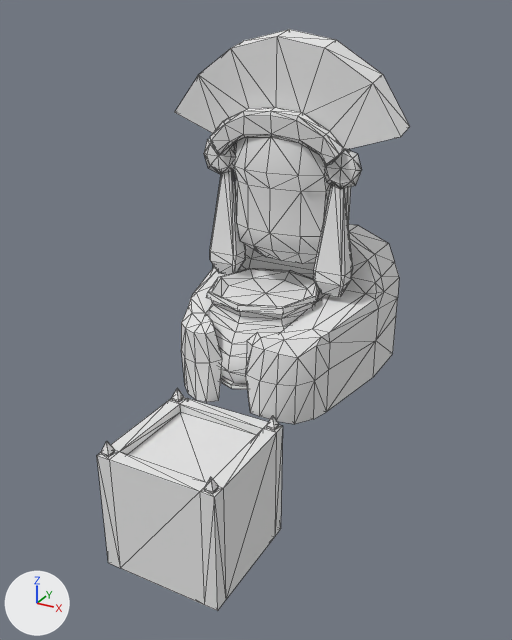
The OBJ model mge_v18_student_version/assets/mge/models/refillStation.obj as it was, and as the next commit left it.
Camera for both pictures: a 50 mm lens placed at (2.59, -3.73, 3.96), pointed at (0.12, 0.77, 1.71). The lights are fixed; the arrows at lower left show +X, +Y and +Z. Mesh edges are drawn as thin lines. Where no turn or scale is listed for an object, it has been applied to the vertices.

In view in the first picture: 'refillStation'.
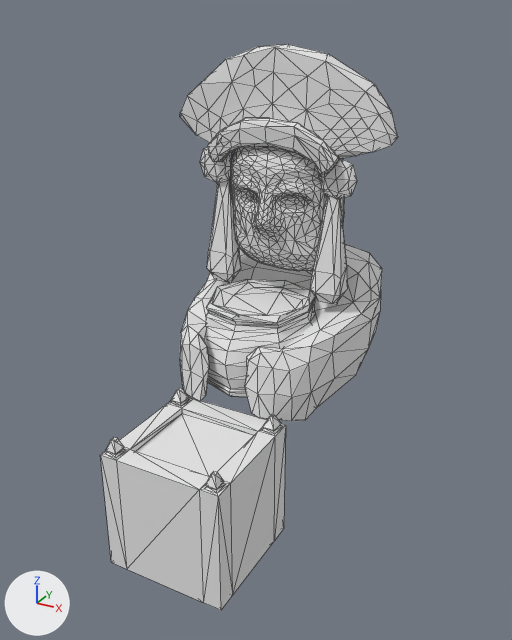
What differs and where, as boxes (x1, y1, x2, y2) in the pictures (512 x 640 px):
'refillStation', reshaped: before (97, 29, 410, 611); after (100, 44, 398, 610)
part 1 of me_refillstation, rebuilt (7% narrower, 11% shorter): before (181, 224, 399, 424); after (180, 243, 382, 421)
part 2 of me_refillstation, rebuilt: before (206, 268, 320, 390); after (205, 279, 315, 397)
part 3 of me_refillstation, rebuilt (7% narrower): before (175, 29, 410, 166); after (180, 44, 398, 174)
part 4 of me_refillstation, rebuilt: before (97, 388, 283, 611); after (100, 388, 286, 610)
part 5 of me_refillstation, rebuilt (7% narrower): before (313, 185, 353, 297); after (310, 195, 347, 305)
part 6 of me_refillstation, rebuilt: before (210, 171, 246, 275); after (207, 177, 241, 283)
part 7 of me_refillstation, added: after (320, 158, 357, 199)
part 8 of me_refillstation, added: after (200, 148, 231, 183)
part 9 of me_refillstation, built on: before (204, 137, 362, 264); after (231, 146, 345, 271)

Diff of the bpy script that builds the scene:
```diff
--- a/mge_v18_student_version/assets/mge/models/refillStation.obj.py
+++ b/mge_v18_student_version/assets/mge/models/refillStation.obj.py
@@ me_refillstation @@
 # used by ob_refillstation; location = (0.0, 0.0, 0.0)
-me_refillstation.from_pydata(...)  # 662 vertices, 1288 faces; spans x -0.99..0.99, y -0.5..2.12, z 0.0..3.82
+me_refillstation.from_pydata(...)  # 1331 vertices, 2610 faces; spans x -0.94..0.94, y -0.49..2.07, z 0.01..3.71
+# me_refillstation part 1: the loose piece of 126 vertices spanning x -0.83..0.84, y 0.49..2.12, z 0.97..2.18 is rebuilt with 124 vertices and now spans x -0.83..0.81, y 0.47..2.07, z 0.96..2.09
+# me_refillstation part 2: the loose piece of 122 vertices spanning x -0.65..0.62, y 0.54..1.8, z 1.12..1.84 is rebuilt with 121 vertices and now spans x -0.61..0.55, y 0.52..1.7, z 1.05..1.76
+# me_refillstation part 3: the loose piece of 100 vertices spanning x -0.99..0.99, y 1.2..1.58, z 2.85..3.82 is rebuilt with 212 vertices and now spans x -0.94..0.94, y 1.15..1.52, z 2.8..3.71
+# me_refillstation part 4: the loose piece of 84 vertices spanning x -0.5..0.5, y -0.5..0.5, z 0.0..1.1 is rebuilt with 100 vertices and now spans x -0.48..0.52, y -0.49..0.51, z 0.01..1.12
+# me_refillstation part 5: the loose piece of 32 vertices spanning x 0.36..0.63, y 1.28..1.48, z 1.79..2.75 is rebuilt with 32 vertices and now spans x 0.35..0.62, y 1.23..1.43, z 1.73..2.66
+# me_refillstation part 6: the loose piece of 32 vertices spanning x -0.65..-0.38, y 1.3..1.5, z 1.79..2.75 is rebuilt with 32 vertices and now spans x -0.67..-0.39, y 1.25..1.46, z 1.73..2.68
+# me_refillstation part 7: a new loose piece of 26 vertices spanning x 0.37..0.69, y 1.29..1.34, z 2.61..2.93, in mat_lambert4sg (white #e7e7e7)
+# me_refillstation part 8: a new loose piece of 26 vertices spanning x -0.73..-0.41, y 1.3..1.35, z 2.61..2.93, in mat_lambert4sg (white #e7e7e7)
+# me_refillstation part 9: 165 vertices removed from x -0.72..0.7, y 1.17..1.92, z 1.97..3.06; 657 vertices added at x -0.48..0.44, y 1.1..1.87, z 1.91..2.99
 me_refillstation.materials.append(mat_lambert4sg)
```
